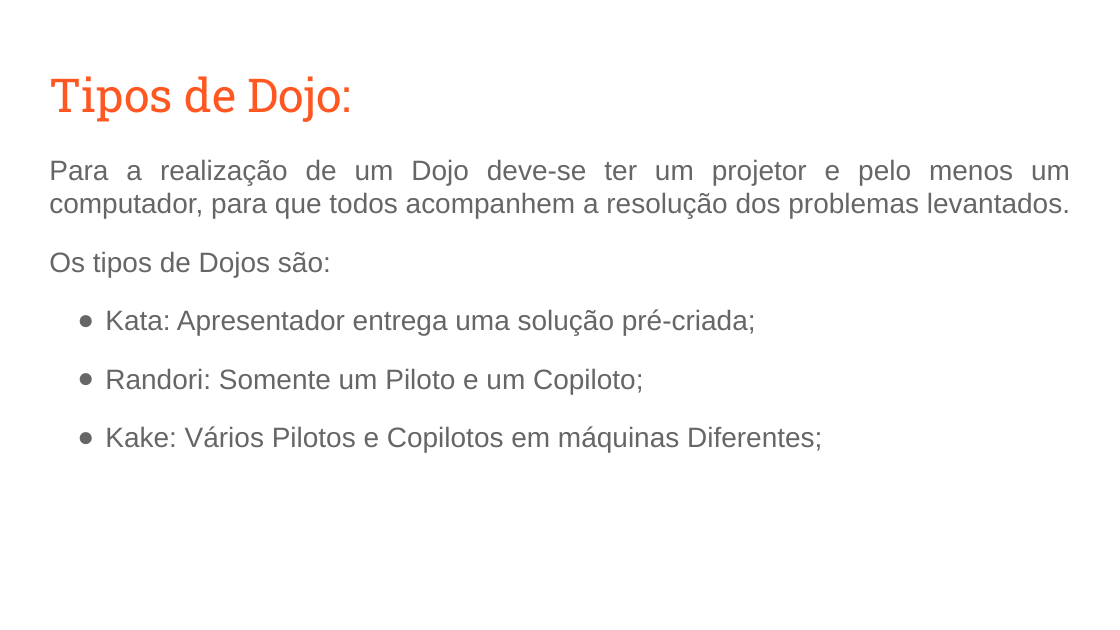
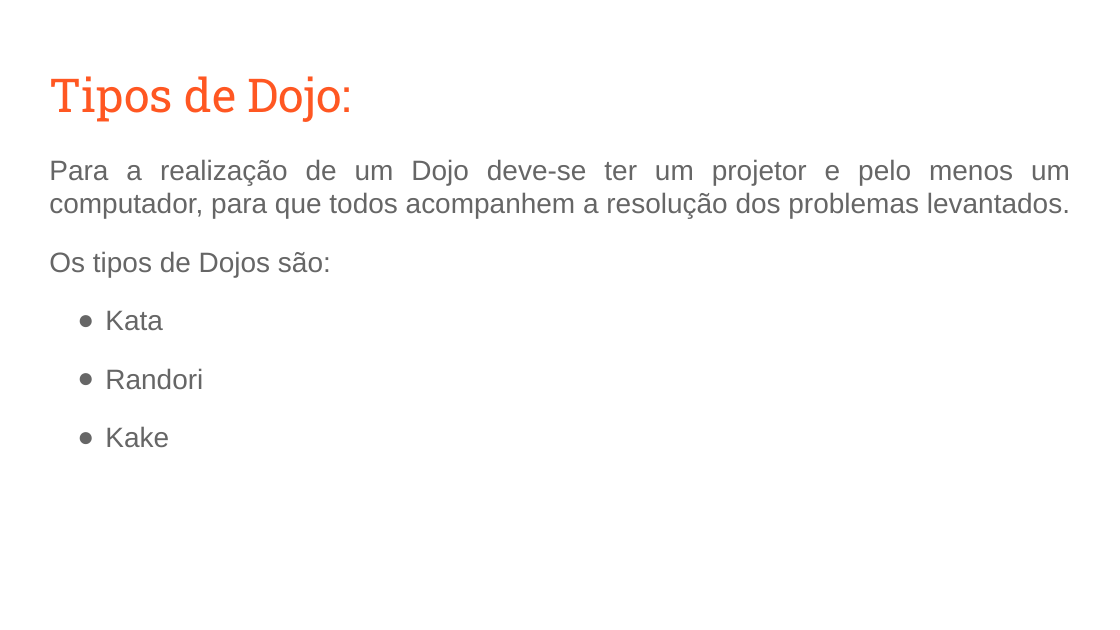
Before and after one commit to fga-eps-mds/A-Disciplina-MDS-EPS, a slide deck: slide 4 of MDS_Material/Coding_Dojo/Coding Dojo.odp (slide 3 before the commit). Drawn at 1120x630 pixels with LibreOffice and Linux fonts; fonts in the diff are those of the drawing. Boxes give left, top, right and bottom in pixels: in the first picture for what was removed or moved away, otherwise in the second. Text is boxed around its words. In the diff, an @@ line names an element or a change of style, - is before the commit and + after.

Commit message:
Refatorando apresentacao de coding dojo

```diff
--- a/MDS_Material/Coding_Dojo/Coding Dojo.odp
+++ b/MDS_Material/Coding_Dojo/Coding Dojo.odp
@@ text at [105, 310, 203, 447]: text changed @@
-● Kata: Apresentador entrega uma solução pré-criada;
-● Randori: Somente um Piloto e um Copiloto;
-● Kake: Vários Pilotos e Copilotos em máquinas Diferentes;
+● Kata
+● Randori
+● Kake
```
Also in this commit, not shown: 11 other slides changed, 9 slides added, 1 slide removed.
